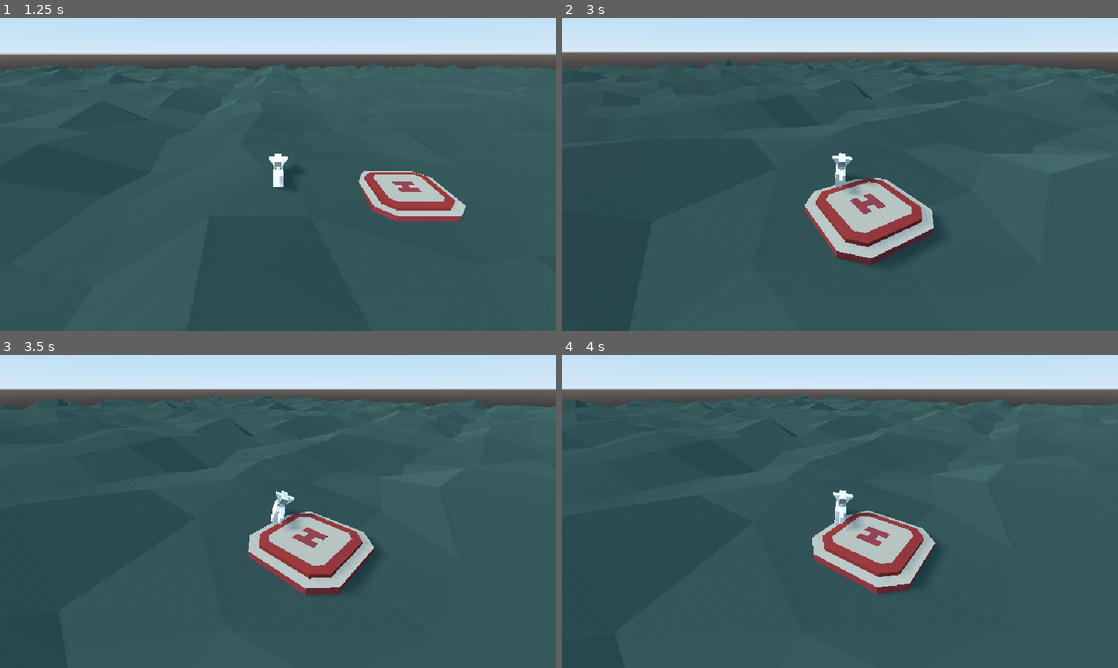
Above: before the commit, frames 1-4 (two rows, left to right).
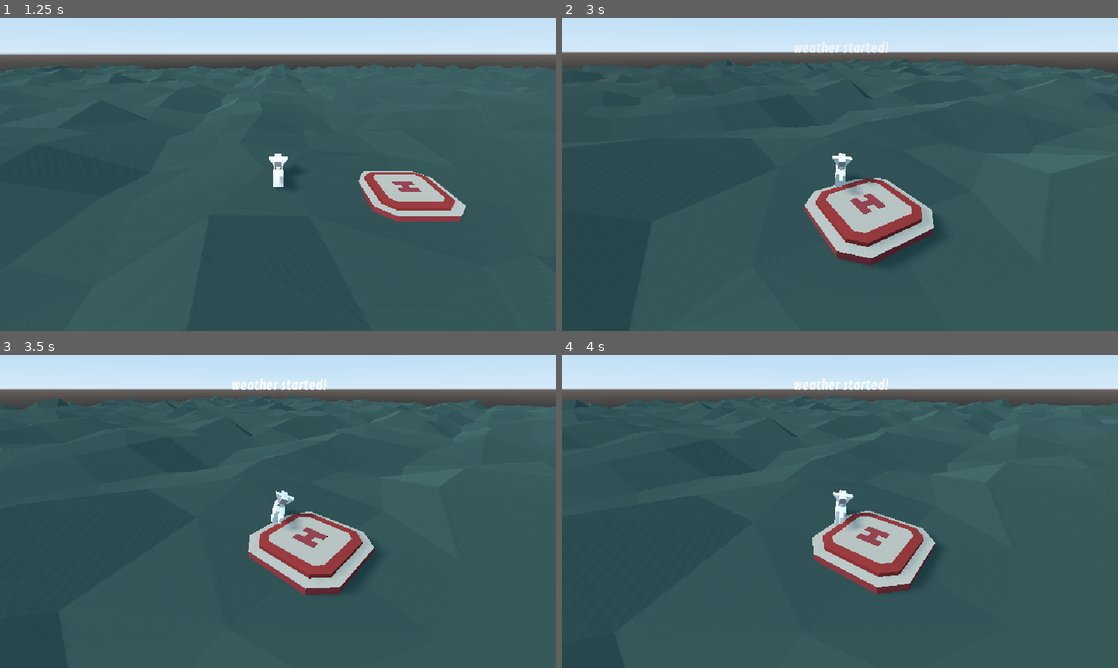
Above: after the commit, the same moments.

Repository: guilhermehto/chopper-rescue
Game: Godot game, scene res://interface/MainMenu.tscn
The game is run twice, just before and just after one commit, with the same random seed, the same clock (stepped at 60 frames per second) and the same inputs.
Inputs:
- Up to frame 1 (1.25 s): click "Start" at 0.5 s
- Up to frame 2 (3 s): hold Right (cyclic_right) 1.28-2.03 s; hold S (collective_down) 2.03-2.78 s; hold Right (cyclic_right) from 2.78 s (still down)
- Up to frame 3 (3.5 s): keep holding Right (cyclic_right)
- Up to frame 4 (4 s): release Right (cyclic_right) at 3.53 s; hold W (collective_up) from 3.53 s (still down)

Frame 1 is identical in both runs. In frame 2, 0.2% of the frame differs, in the area x 41-59%, y 7-12%; in frame 3, 0.2%; in frame 4, 0.2%.
Error before the commit: Invalid get index 'is_landed' (on base: 'Nil'). (res://game/weather/Weather.gd:41)

Commit message:
Add gui and notifications

Diff:
--- /dev/null
+++ b/game/GUI.gd
@@ -0,0 +1,14 @@
+extends Control
+class_name GUI
+
+onready var tween: Tween = $Tween
+onready var notification: Label = $List/Notification
+
+export var default_notification_time: float = 5
+
+func notify(message: String, notification_time: float = default_notification_time) -> void:
+	notification.modulate.a
+	notification.text = message
+	tween.interpolate_property(notification, "modulate", Color(1, 1, 1, 0), Color(1, 1, 1, 1), notification_time / 2, Tween.TRANS_ELASTIC, Tween.EASE_IN)
+	tween.interpolate_property(notification, "modulate", Color(1, 1, 1, 1), Color(1, 1, 1, 0), notification_time / 2, Tween.TRANS_ELASTIC, Tween.EASE_IN, notification_time / 2)
+	tween.start()
--- a/game/Game.tscn
+++ b/game/Game.tscn
@@ -10,6 +10,8 @@
 [ext_resource path="res://game/weather/HeavySnow.tscn" type="PackedScene" id=8]
 [ext_resource path="res://game/weather/Sunny.tscn" type="PackedScene" id=9]
 [ext_resource path="res://game/weather/LightRain.tscn" type="PackedScene" id=10]
+[ext_resource path="res://interface/fonts/contrail_one_16.tres" type="DynamicFont" id=11]
+[ext_resource path="res://game/GUI.gd" type="Script" id=12]
 
 [sub_resource type="PhysicsMaterial" id=1]
 
@@ -47,4 +49,35 @@
 
 [node name="HeavySnow" parent="Level/Weathers" instance=ExtResource( 8 )]
 
+[node name="GUI" type="Control" parent="Level"]
+anchor_right = 1.0
+anchor_bottom = 1.0
+script = ExtResource( 12 )
+__meta__ = {
+"_edit_use_anchors_": false
+}
+
+[node name="List" type="VBoxContainer" parent="Level/GUI"]
+anchor_right = 1.0
+anchor_bottom = 1.0
+margin_left = 24.0
+margin_top = 24.0
+margin_right = -24.0
+margin_bottom = -24.0
+__meta__ = {
+"_edit_use_anchors_": false
+}
+
+[node name="Notification" type="Label" parent="Level/GUI/List"]
+modulate = Color( 1, 1, 1, 0 )
+margin_right = 592.0
+margin_bottom = 21.0
+custom_fonts/font = ExtResource( 11 )
+text = "Posso falar uma coisinha?"
+align = 1
+valign = 1
+autowrap = true
+
+[node name="Tween" type="Tween" parent="Level/GUI"]
+
 [connection signal="died" from="Level/PhysicsChopper" to="." method="_on_PhysicsChopper_died"]
--- a/game/Level.gd
+++ b/game/Level.gd
@@ -3,9 +3,10 @@
 onready var helicopter: Helicopter = $PhysicsChopper
 onready var weathers: Node = $Weathers
 onready var timer: Timer = $Timer
+onready var gui: GUI = $GUI
 
-export var min_weather_time: float = 20
-export var max_weather_time: float = 45
+export var min_weather_time: float = 10
+export var max_weather_time: float = 25
 
 var active_weather
 
@@ -20,8 +21,16 @@
 	_select_random_weather()
 
 func _select_random_weather() -> void:
+	var old_weather = active_weather
+
 	self.active_weather = weathers.get_child(randi() % weathers.get_child_count())
 	active_weather.initialize(helicopter)
+
+	if old_weather != null and old_weather.weather_name == active_weather.weather_name:
+		gui.notify("%s weather continues!" % active_weather.weather_name)
+	else:
+		gui.notify("%s weather started!" % active_weather.weather_name)
+
 
 func _reset_timer() -> void:
 	timer.wait_time = rand_range(min_weather_time, max_weather_time)
--- a/game/weather/Weather.gd
+++ b/game/weather/Weather.gd
@@ -15,20 +15,20 @@
 
 func initialize(helicopter: Helicopter) -> void:
 	self.helicopter = helicopter
-	set_process(true)
+	set_physics_process(true)
 	is_active = true
 	Debug.connect("started_debugging", self, "_on_started_debugging")
 	Debug.connect("stopped_debugging", self, "_on_stopped_debugging")
 
 func deactivate() -> void:
-	set_process(false)
+	set_physics_process(false)
 	is_active = false
 	Debug.disconnect("started_debugging", self, "_on_started_debugging")
 	Debug.disconnect("stopped_debugging", self, "_on_stopped_debugging")
 
 func _ready() -> void:
 	randomize()
-	set_process(false)
+	set_physics_process(false)
 
 	noise = OpenSimplexNoise.new()
 
--- a/project.godot
+++ b/project.godot
@@ -9,6 +9,11 @@
 config_version=4
 
 _global_script_classes=[ {
+"base": "Control",
+"class": "GUI",
+"language": "GDScript",
+"path": "res://game/GUI.gd"
+}, {
 "base": "RigidBody",
 "class": "Helicopter",
 "language": "GDScript",
@@ -20,6 +25,7 @@
 "path": "res://game/weather/Weather.gd"
 } ]
 _global_script_class_icons={
+"GUI": "",
 "Helicopter": "",
 "Weather": ""
 }
Not shown: 1 places in game/Game.tscn that only renumber resources
